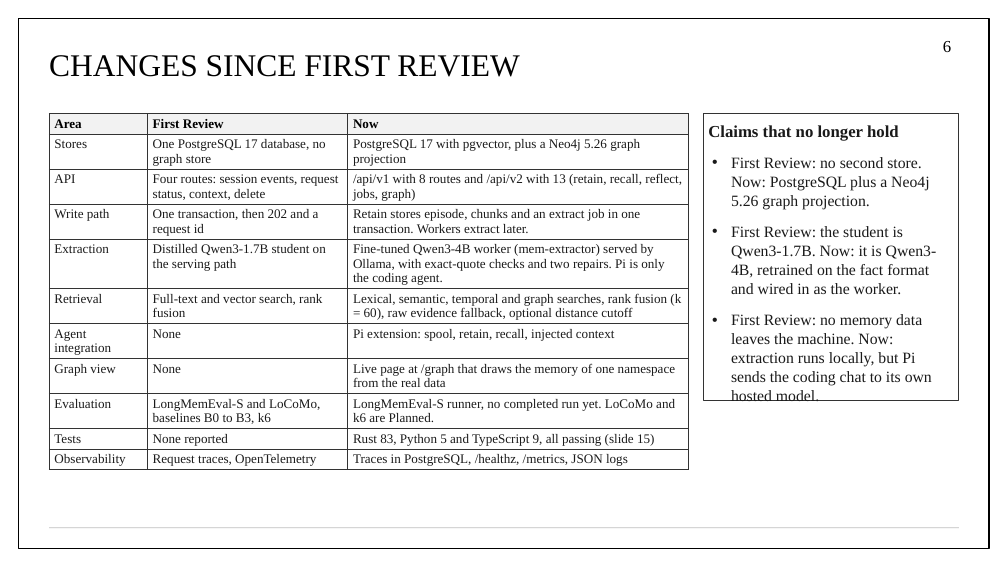
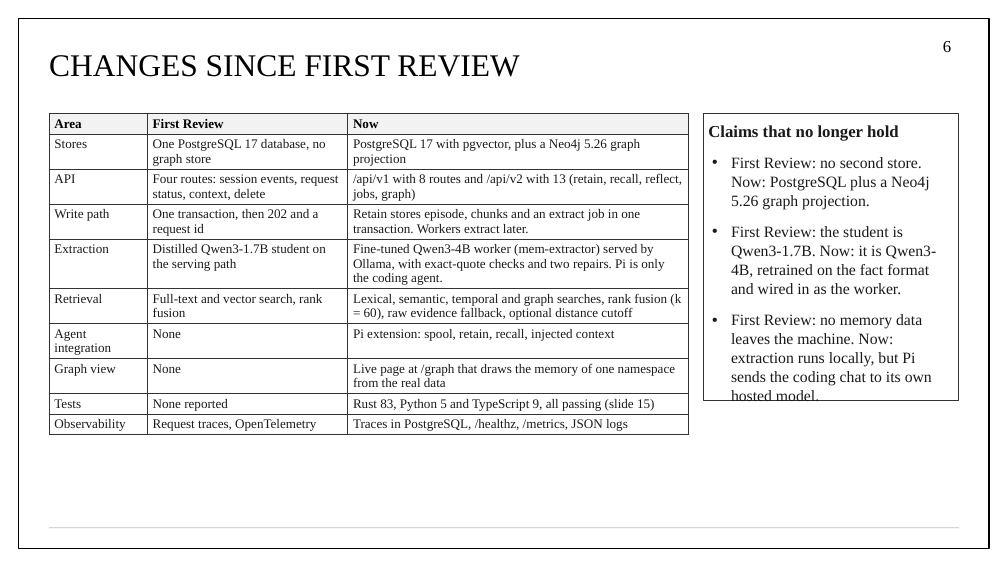
Before and after one commit to aryaniyaps/sdp-2026, a slide deck: slide 6 of P1_R2_13.pptx. Drawn at 1008x567 pixels with LibreOffice and Linux fonts; fonts in the diff are those of the drawing. Boxes give left, top, right and bottom in pixels: in the first picture for what was removed or moved away, otherwise in the second. Text is boxed around its words. In the diff, an @@ line names an element or a change of style, - is before the commit and + after.

```diff
--- a/P1_R2_13.pptx
+++ b/P1_R2_13.pptx
@@ table at (x1=49, y1=113, x2=688, y2=435) @@
-row 9: Evaluation | LongMemEval-S and LoCoMo, baselines B0 to B3, k6 | LongMemEval-S runner, no completed run yet. LoCoMo and k6 are Planned.
```
Also in this commit, not shown: 5 other slides changed, 1 slide removed.
